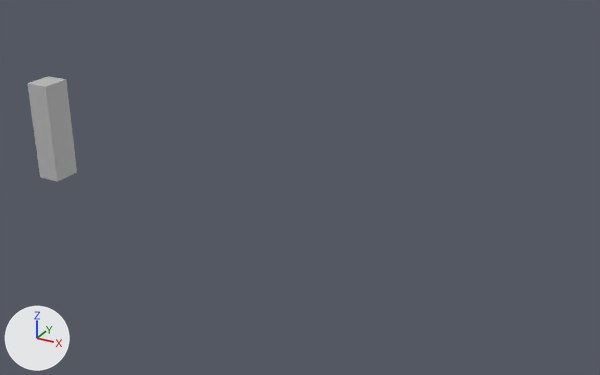
The FBX model Assets/Maya/Paul_Anew.fbx: old version first, new version second.
The view is the same before and after, from a camera (50 mm lens) standing at (12.65, -12.11, 7.02) and looking at (6.03, -0.07, 1.0). The lights are fixed; the arrows at lower left show +X, +Y and +Z. Where no turn or scale is listed for an object, it has been applied to the vertices.

The scene before the commit, as lines of its bpy script (objects in view):
```python
me_mesh = bpy.data.meshes.new('Mesh')
me_mesh.from_pydata(...)  # a box spanning x -0.25..0.25, y -0.3..0.3, z -1.05..1.05
me_mesh.materials.append(mat_lambert1)  # grey #bcbcbc
ob_pcube1 = bpy.data.objects.new('pCube1', me_mesh)
ob_pcube1.location = (0.0, 0.0, 1.05)
```
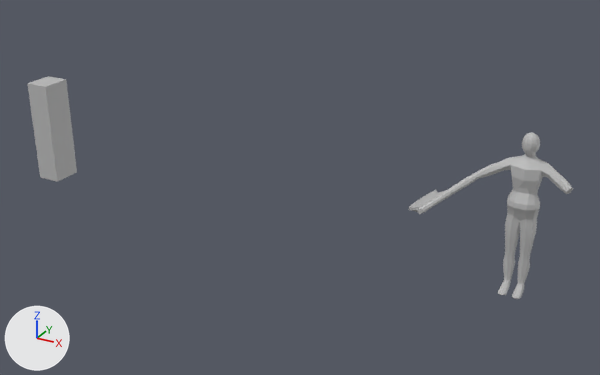
The newer file is also turned or shifted as a whole; pictures and numbers use the older file's frame.

What changed in the scene script:
```text
Add me_mesh_001:
    me_mesh_001.from_pydata(...)  # 566 vertices, 608 faces; spans x -1.79..0.73, y -0.74..0.36, z -1.48..1.21
    me_mesh_001.materials.append(mat_lambert1)  # grey #bcbcbc
Add ob_pcylinder7:
    ob_pcylinder7 = bpy.data.objects.new('pCylinder7', me_mesh_001)
    ob_pcylinder7.location = (10.0, -0.21, 1.5)
```

Where the change shows, as pixel boxes (x1, y1, x2, y2) in the pictures (600 x 375 px):
'pCylinder7', added
    after: (409, 132, 573, 299)
